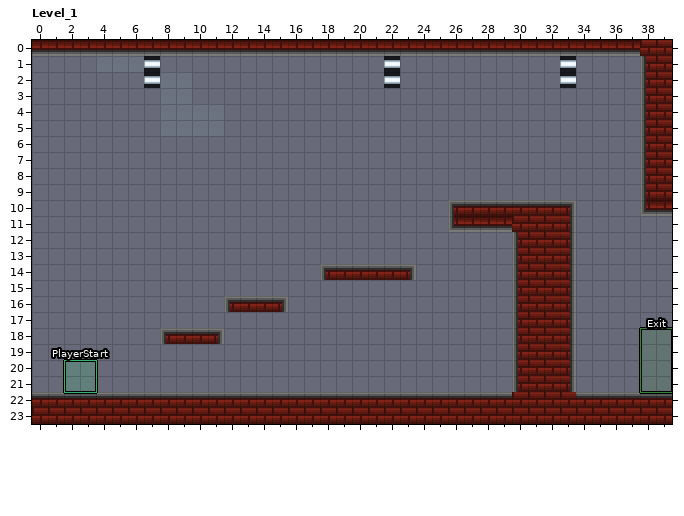
LDtk project -- ldtk/hooshang_claude.ldtk. The picture above was drawn from the file before the commit.
Cells are 8x8 px. Shown: Level_1 x 0..39, y 0..23. The commit also changed other parts of the map, which this record leaves out.
Now the later version:
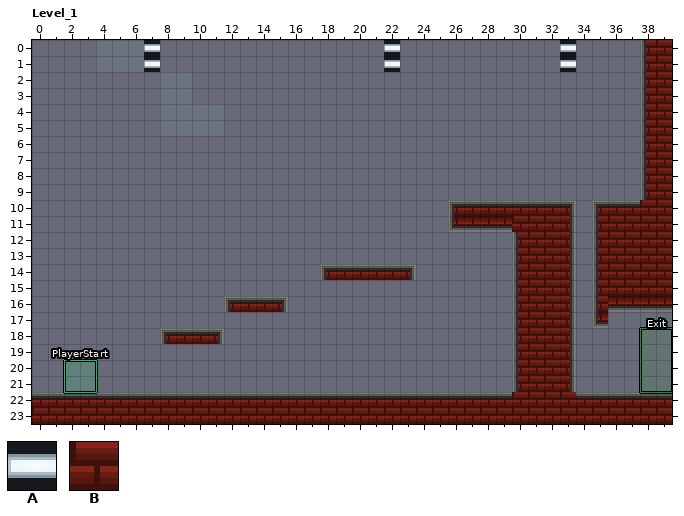
Key: from "CeilingPanelIcon": A 0; from "Collisions": B 2 "brick".
_ is an empty cell.
Objects are placed by their top-left corner, in cells (3,4 is the top-left corner of cell 3,4); size is 1x1 cell unless given.
The exact change:
Layer "Entities":
changed: A "CeilingPanel" at 29,1 size 9x1 -> A "CeilingPanel" at 29,0 size 9x1
changed: A "CeilingPanel" at 29.5,2 size 8x1 -> A "CeilingPanel" at 29.5,1 size 8x1
added: A "CeilingPanel" at 0,0 size 15x1
added: A "CeilingPanel" at 15,0 size 15x1
removed: A "CeilingPanel" at 0,2 size 15x1
removed: A "CeilingPanel" at 15,2 size 15x1
Layer "Collisions":
y 0: x 0..37 BBBBBBBBBBBBBBBBBBBBBBBBBBBBBBBBBBBBBB -> ______________________________________
y 10: x 35..37 ___ -> BBB
y 11..16: x 35..39 _____ -> BBBBB
y 17: x 35 _ -> B
